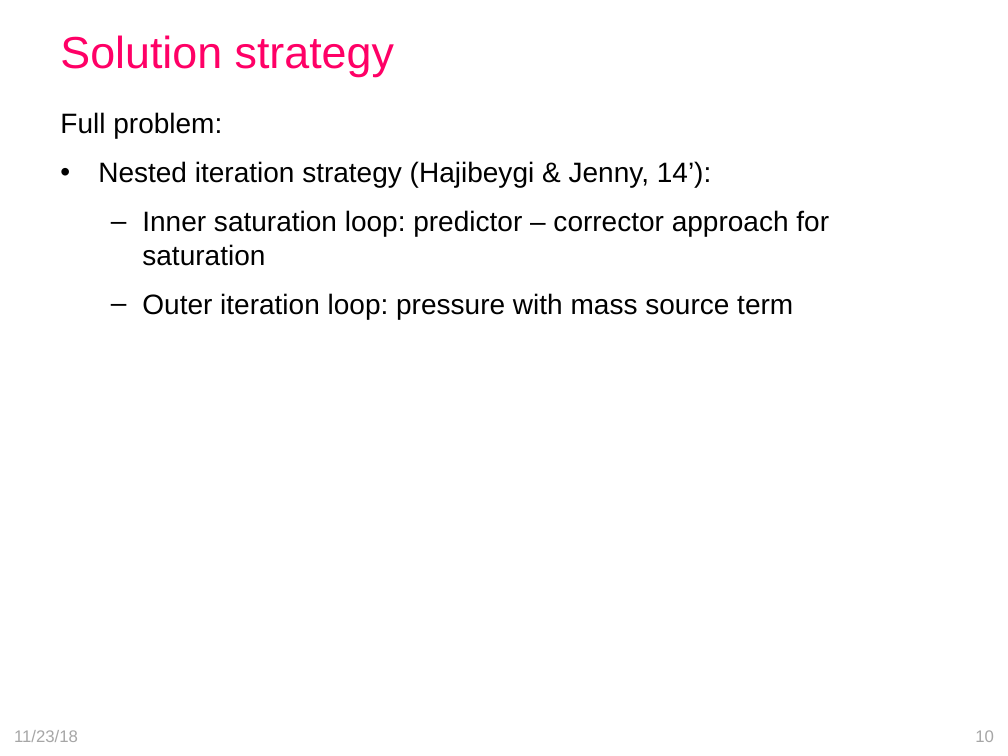
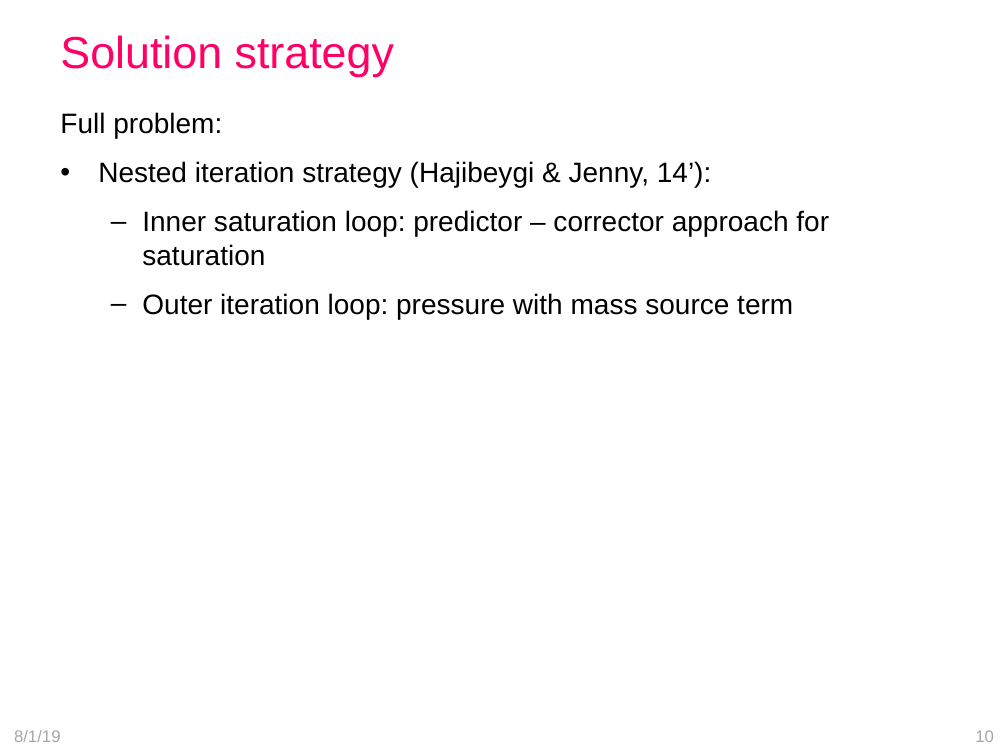
Before and after one commit to openCSMP/openCSMP, a slide deck: slide 10 of doc/SKM2018_Melbourne_transport_scheme.pptx. Drawn at 1008x756 pixels with LibreOffice and Linux fonts; fonts in the diff are those of the drawing. Boxes give left, top, right and bottom in pixels: in the first picture for what was removed or moved away, otherwise in the second. Text is boxed around its words. In the diff, an @@ line names an element or a change of style, - is before the commit and + after.

```diff
--- a/doc/SKM2018_Melbourne_transport_scheme.pptx
+++ b/doc/SKM2018_Melbourne_transport_scheme.pptx
@@ text at [14, 730, 61, 742]: text changed @@
-11/23/18
+8/1/19
```
Also in this commit, not shown: 75 other slides changed, 5 other files.
